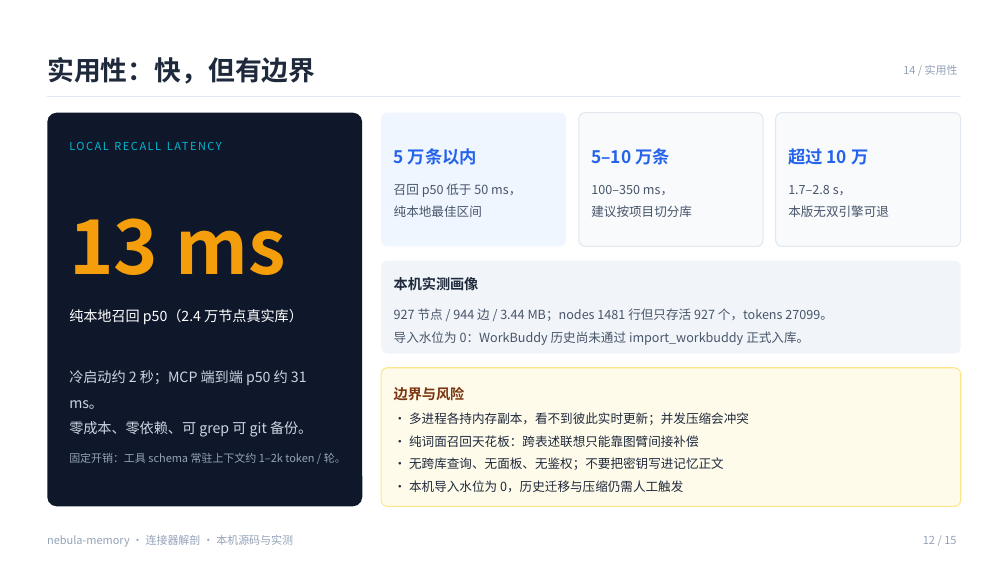
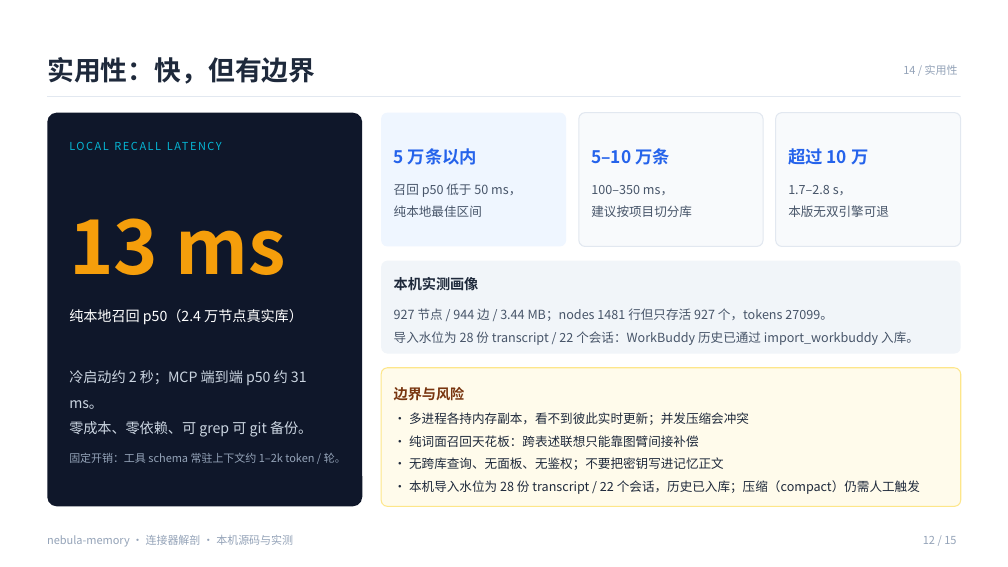
Before and after one commit to yb-zhai/agent-memory, a slide deck: slide 12 of docs/workbuddy-connector-review.pptx. Drawn at 1008x567 pixels with LibreOffice and Linux fonts; fonts in the diff are those of the drawing. Boxes give left, top, right and bottom in pixels: in the first picture for what was removed or moved away, otherwise in the second. Text is boxed around its words. In the diff, an @@ line names an element or a change of style, - is before the commit and + after.

```diff
--- a/docs/workbuddy-connector-review.pptx
+++ b/docs/workbuddy-connector-review.pptx
@@ text at (394,331,919,345): text changed @@
-导入水位为 0：WorkBuddy 历史尚未通过 import_workbuddy 正式入库。
+导入水位为 28 份 transcript / 22 个会话：WorkBuddy 历史已通过 import_workbuddy 入库。
@@ text at (409,480,920,494): text changed @@
-· 本机导入水位为 0，历史迁移与压缩仍需人工触发
+· 本机导入水位为 28 份 transcript / 22 个会话，历史已入库；压缩（compact）仍需人工触发
```
Also in this commit, not shown: 1 other slide changed, 1 other file.
